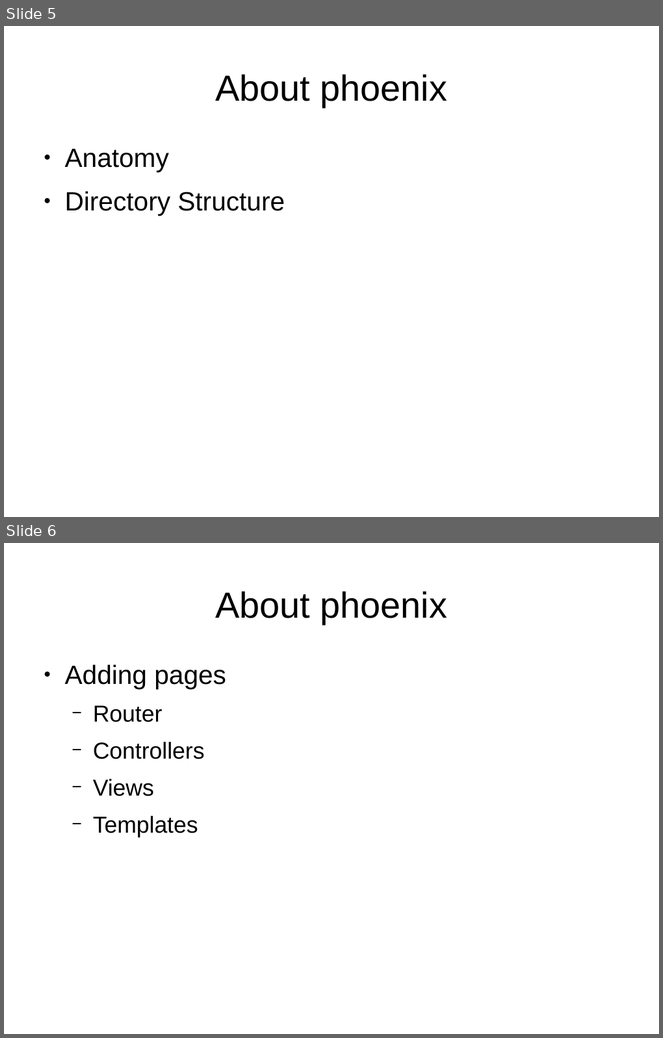
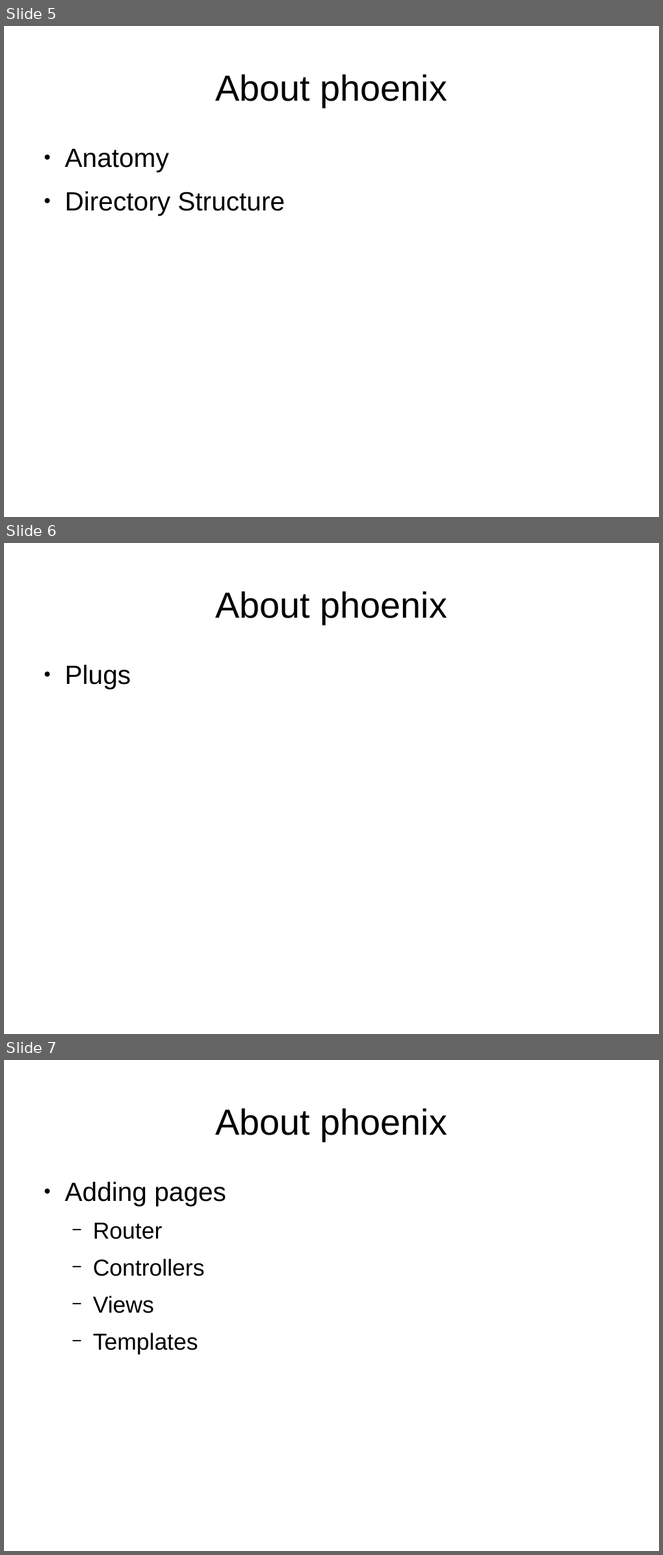
Before and after one commit to ramortegui/talks, a slide deck: phoenix-basics.odp. Shown one above the other, each under a label of ours: slides 5 and 6 before the commit, slides 5, 6 and 7 after it. The pictures are 663x1038 and 663x1555 pixels, drawn with LibreOffice and Linux fonts; fonts in the diff are those of the drawing. Boxes give left, top, right and bottom in pixels: in the first picture for what was removed or moved away, otherwise in the second. Text is boxed around its words. In the diff, an @@ line names an element or a change of style, - is before the commit and + after.

Commit message:
Add Plug slide.

```diff
--- a/phoenix-basics.odp
+++ b/phoenix-basics.odp
@@ slide 6 added at [4, 543, 659, 1034], background #FFFFFF @@
@@ title added at [215, 591, 447, 624], 44 pt, text #000000 @@
+About phoenix
@@ text added at [65, 665, 131, 689], 32 pt, text #000000 @@
+● Plugs
@@ what was slide 6 is now slide 7 @@
```
